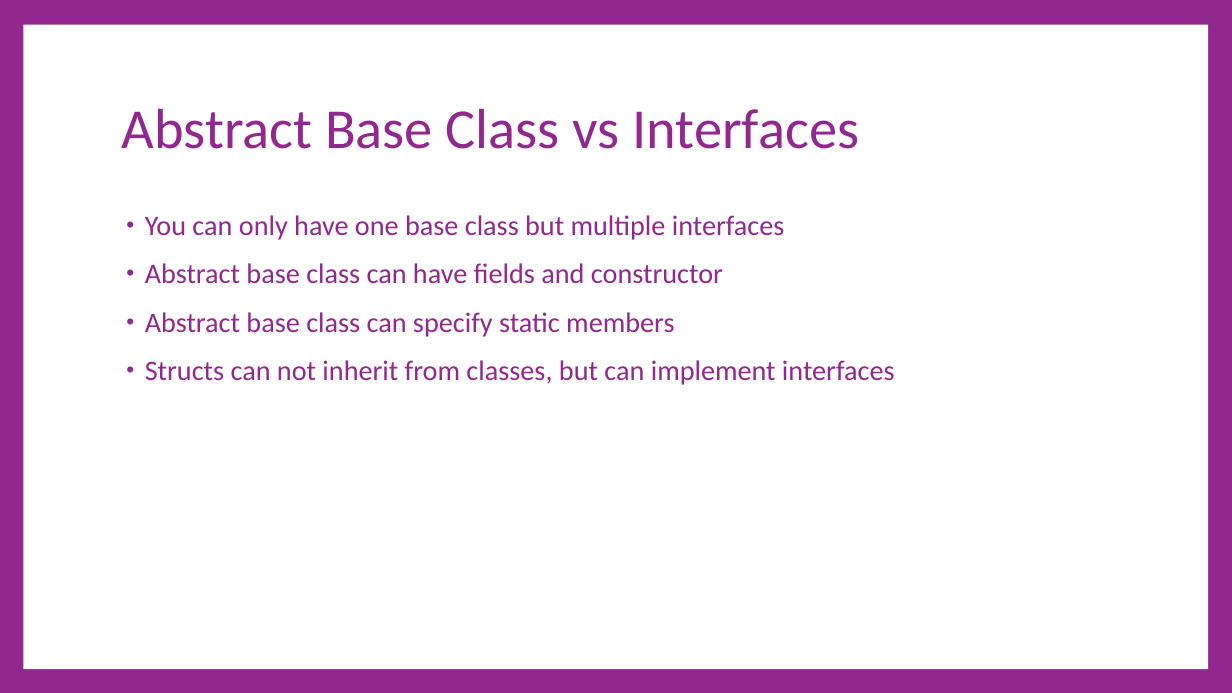
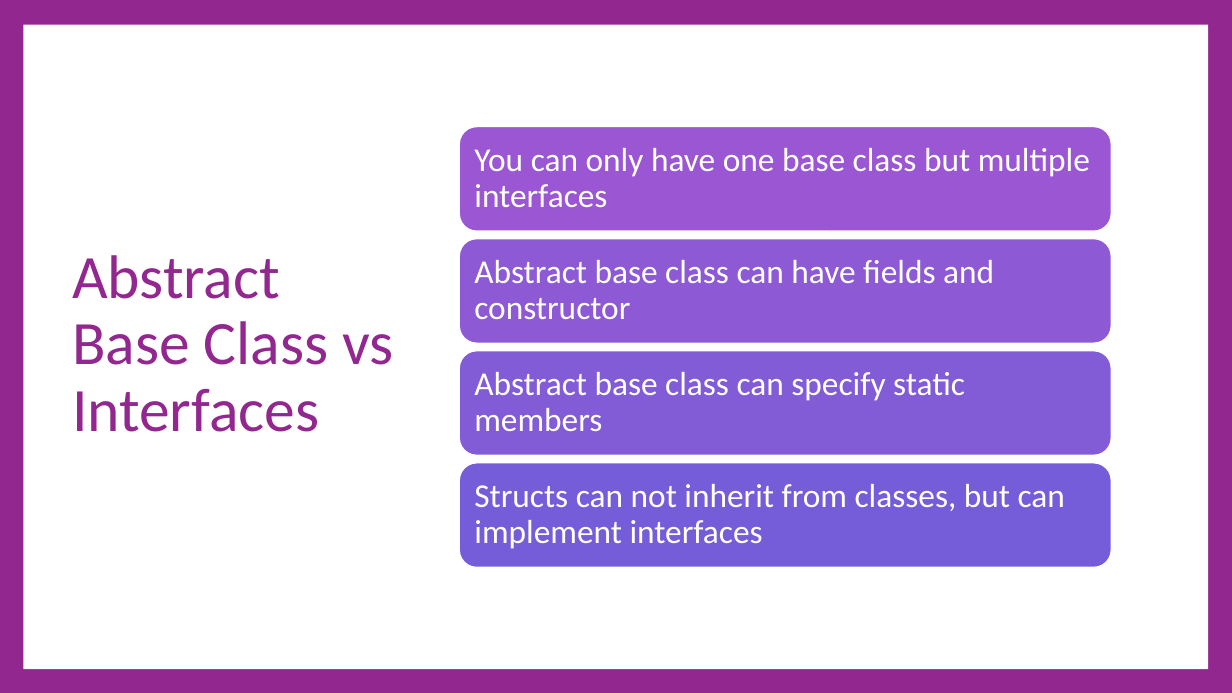
Before and after one commit to cdiggins/cs321, a slide deck: slide 7 of class-notes/cs321-winter-2023-lecture-16-interfaces.pptx. Drawn at 1232x693 pixels with LibreOffice and Linux fonts; fonts in the diff are those of the drawing. Boxes give left, top, right and bottom in pixels: in the first picture for what was removed or moved away, otherwise in the second. Text is boxed around its words. In the diff, an @@ line names an element or a change of style, - is before the commit and + after.

```diff
--- a/class-notes/cs321-winter-2023-lecture-16-interfaces.pptx
+++ b/class-notes/cs321-winter-2023-lecture-16-interfaces.pptx
@@ title "Abstract Base Class vs Interfaces": place and size @@
-title "Abstract Base Class vs Interfaces" at bbox=[122, 108, 859, 149]
+title "Abstract Base Class vs Interfaces" at bbox=[72, 255, 394, 432]
@@ title "Abstract Base Class vs Interfaces" at bbox=[72, 255, 394, 432]: size 66 to 72 pt @@
@@ text removed at bbox=[145, 215, 895, 385] @@
-• You can only have one base class but multiple interfaces
-• Abstract base class can have fields and constructor
-• Abstract base class can specify static members
-• Structs can not inherit from classes, but can implement interfaces
@@ group added at bbox=[460, 127, 1111, 567]: 4 rounded rectangles, 4 texts @@
+You can only have one base class but multiple interfaces
+Abstract base class can have fields and constructor
+Abstract base class can specify static members
+Structs can not inherit from classes, but can implement interfaces
```
Also in this commit, not shown: 34 other slides changed, 6 slides added, 5 slides removed, 2 other files.
